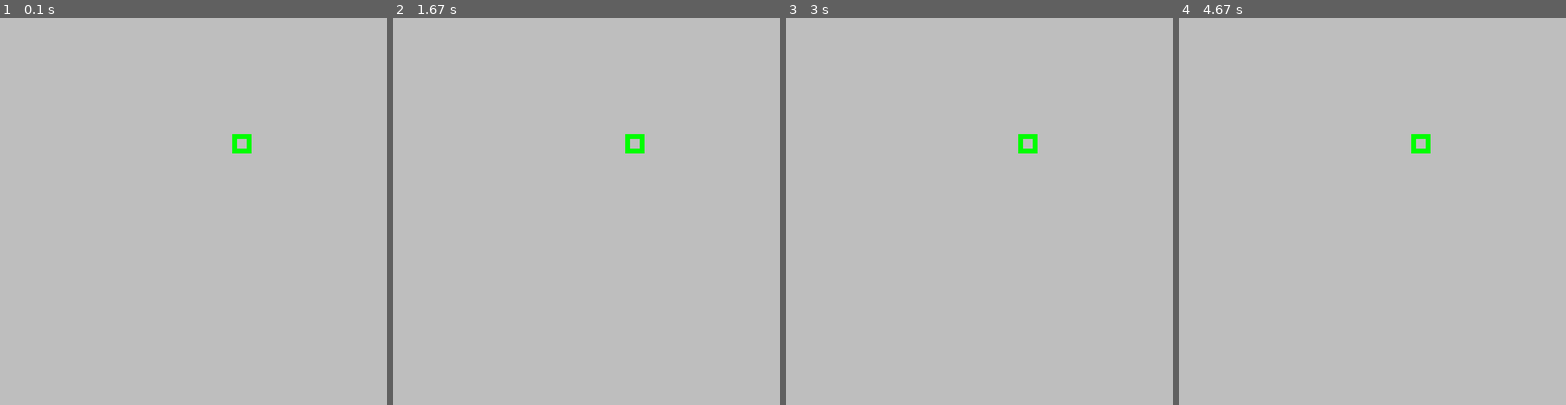
Above: before the commit, frames 1-4 (left to right).
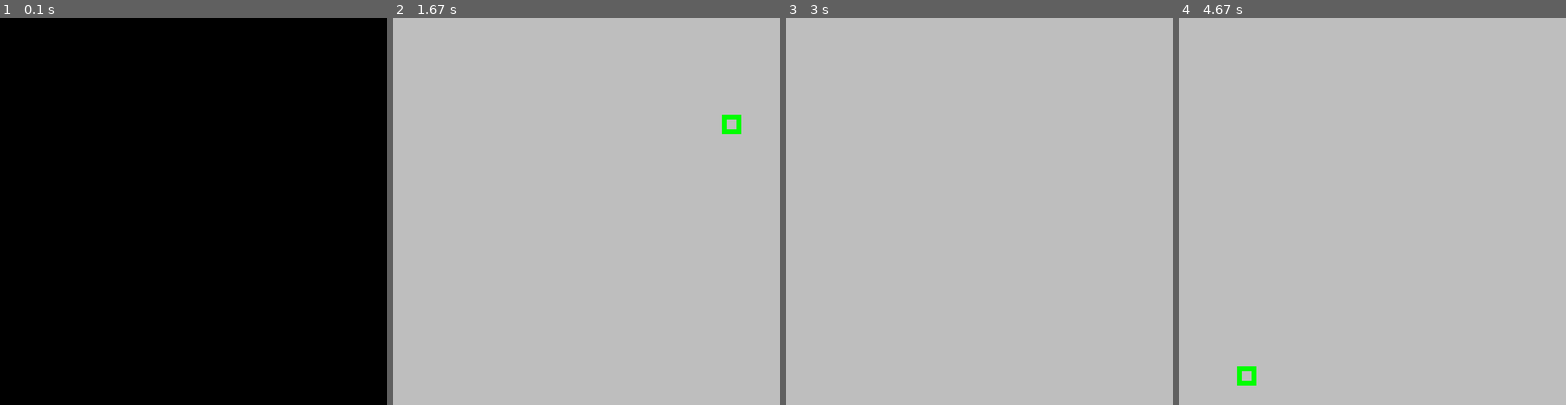
Above: after the commit, the same moments.

Repository: TheGoldKay/pygame-projects
Game: pygame game, started from snake/main.py
The game is run twice, just before and just after one commit, with the same random seed, the same clock (stepped at 60 frames per second) and the same inputs.
Inputs:
- Up to frame 1 (0.1 s): no input
- Up to frame 2 (1.67 s): hold S 0.33-0.8 s; hold Right 0.33-0.8 s; tap W at 0.83 s; hold Right from 1.4 s (still down)
- Up to frame 3 (3 s): release Right at 1.9 s; hold Up 1.93-2.47 s; hold Right from 2.5 s (still down)
- Up to frame 4 (4.67 s): release Right at 3.05 s; hold Left 3.08-3.63 s; hold W 3.67-4.22 s; hold Down 3.67-4.22 s; hold Down from 4.25 s (still down)

The runs differ from the first frame. In frame 1, 100% of the frame differs, in the area x 0-100%, y 0-100%; in frame 2, 0.4%; in frame 3, 0.2%; in frame 4, 0.4%.

Commit message:
snake's movement

Diff:
--- a/snake/main.py
+++ b/snake/main.py
@@ -1,6 +1,6 @@
 import sys
 import pygame
-from random import randint
+import random
 
 pygame.init()
 
@@ -16,14 +16,16 @@
     self.surf.fill(self.bg_color)
 
 class Snake:
-  def __init__(self, size, win):
+  def __init__(self, size, win, speed=1):
     self.size = size
     self.win = win
+    self.vel = speed
     self.body = []
     self.x_max = win.w // size
     self.y_max = win.h // size
     headx, heady = self._getXY()
     self.body.append([headx, heady])
+    self.dir = random.choice(['left', 'right', 'up', 'down'])
 
   def draw(self, surf):
     for x, y in self.body:
@@ -31,9 +33,29 @@
       rect = pygame.Rect(left, top, self.size, self.size)
       pygame.draw.rect(surf, 'green', rect, 10)
 
+  def update(self):
+    x, y = self.body[0]
+    if self.dir == 'up':
+      y -= self.vel
+    elif self.dir == 'down':
+      y += self.vel
+    elif self.dir == 'left':
+      x -= self.vel
+    elif self.dir == 'right':
+      x += self.vel
+    if y < 0:
+      y = self.y_max
+    elif y > self.y_max:
+      y = 0
+    if x < 0:
+      x = self.x_max
+    elif x > self.x_max:
+      x = 0
+    self.body[0] = [x, y]
+
   def _getXY(self):
-    x = randint(0, self.x_max)
-    y = randint(0, self.y_max)
+    x = random.randint(0, self.x_max)
+    y = random.randint(0, self.y_max)
     return x, y
 
   def _getTopLeft(self, x, y):
@@ -42,7 +64,7 @@
     return left, top
 
 def main():
-  FPS = 60
+  FPS = 5
   clock = pygame.time.Clock()
   screen = Screen(800, 800, 'grey')
   snake = Snake(40, screen)
@@ -56,6 +78,15 @@
       if event.type == pygame.KEYDOWN:
         if event.key == pygame.K_ESCAPE:
           flag = False
+        if event.key in (pygame.K_a, pygame.K_LEFT) and not snake.dir == 'right':
+          snake.dir = 'left'
+        elif event.key in (pygame.K_d, pygame.K_RIGHT) and not snake.dir == 'left':
+          snake.dir = 'right'
+        elif event.key in (pygame.K_w, pygame.K_UP) and not snake.dir == 'down':
+          snake.dir = 'up'
+        elif event.key in (pygame.K_s, pygame.K_DOWN) and not snake.dir == 'up':
+          snake.dir = 'down'
+    snake.update()
     snake.draw(screen.surf)
     pygame.display.update()
   pygame.quit()
